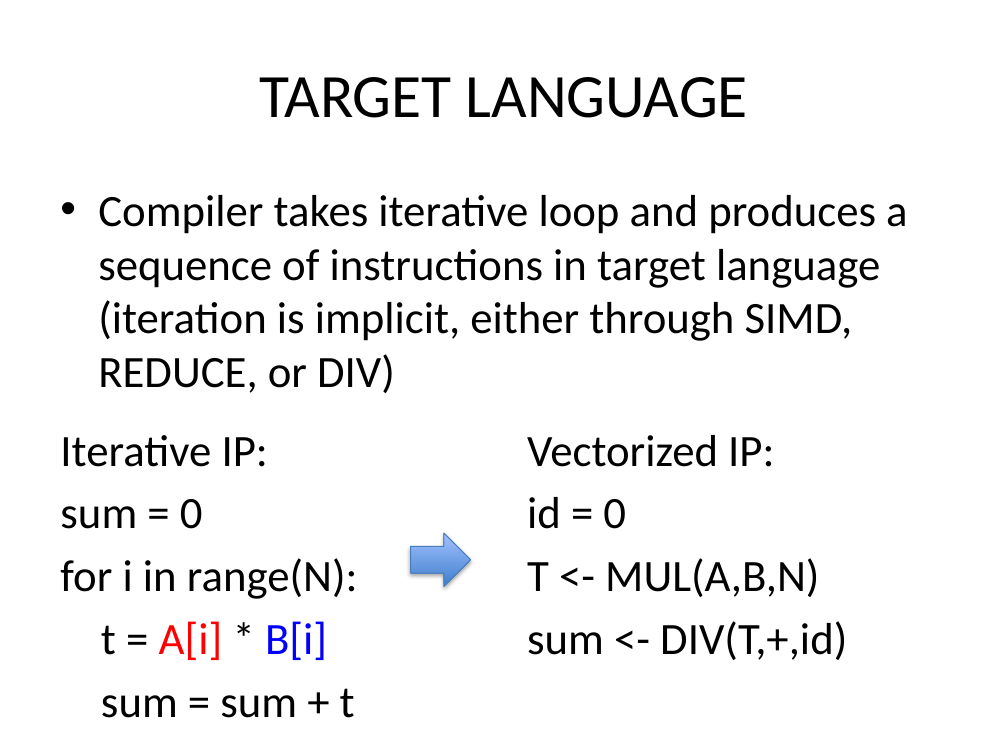
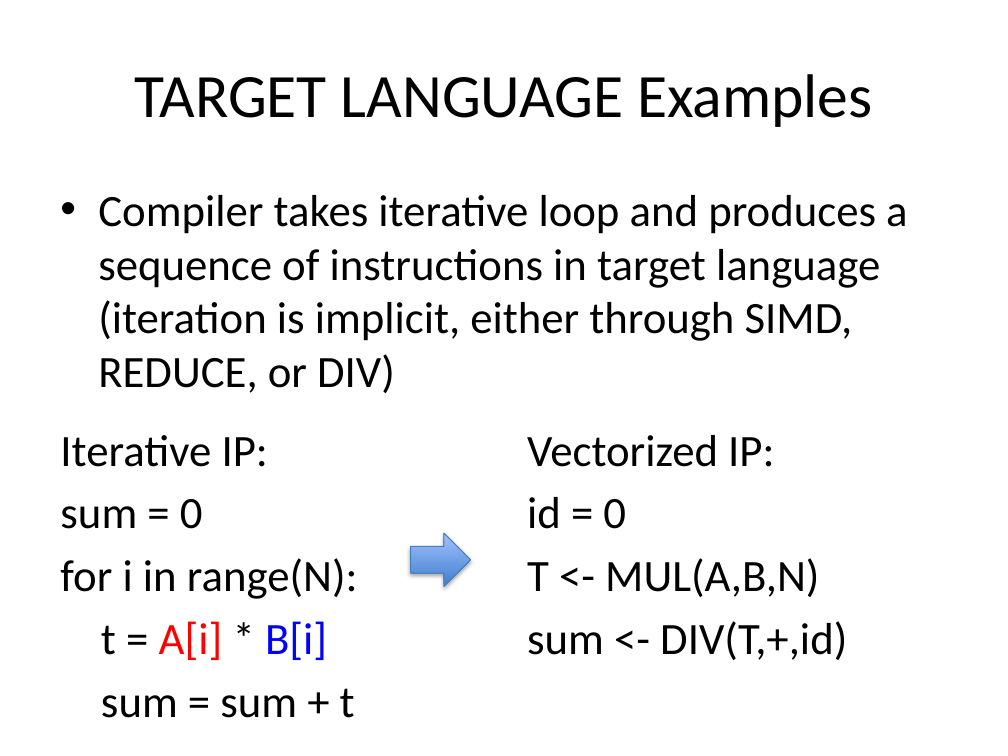
Before and after one commit to milana2/ParallelizationForMPC, a slide deck: slide 12 of MPC_Compiler_Misc_Notes.pptx. Drawn at 1008x756 pixels with LibreOffice and Linux fonts; fonts in the diff are those of the drawing. Boxes give left, top, right and bottom in pixels: in the first picture for what was removed or moved away, otherwise in the second. Text is boxed around its words. In the diff, an @@ line names an element or a change of style, - is before the commit and + after.

```diff
--- a/MPC_Compiler_Misc_Notes.pptx
+++ b/MPC_Compiler_Misc_Notes.pptx
@@ title at [134,74,872,127]: text changed @@
-TARGET LANGUAGE
+TARGET LANGUAGE Examples
```
Also in this commit, not shown: 1 slide added, 1 slide removed, 2 other files.
